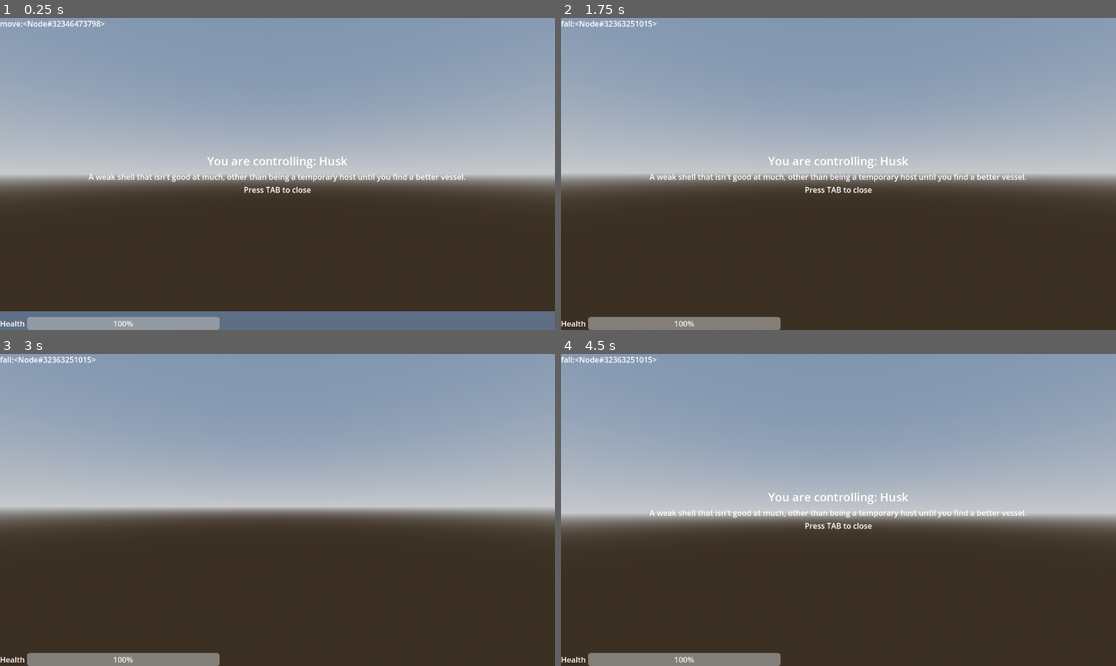
Above: before the commit, frames 1-4 (two rows, left to right).
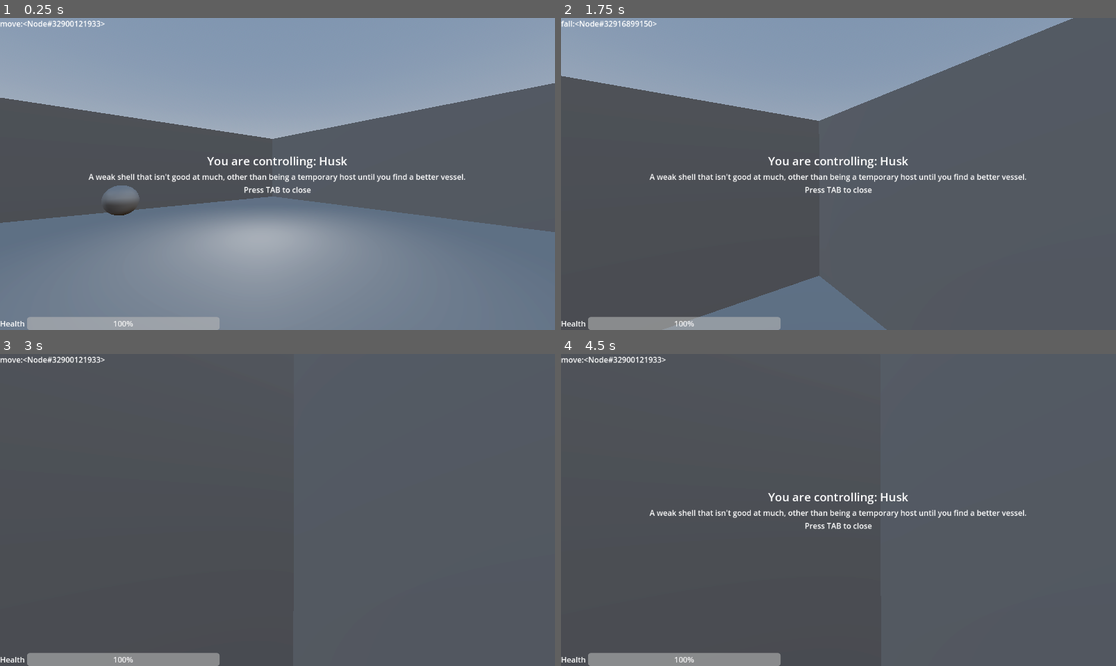
Above: after the commit, the same moments.

Repository: city-high-rider/soulswap
Game: Godot game, scene res://test_level.tscn
Same seed, same stepped clock (60 frames per second), same inputs: the game is played once before the commit and once after it.
Inputs (mouse positions are in pixels of both pictures, inside the frame that each line leads up to):
- Up to frame 1 (0.25 s): no input
- Up to frame 2 (1.75 s): move the mouse to (866, 174) at 0.52 s; hold W (forward) from 0.53 s (still down); tap F (possess) at 0.6, 1.35 s; tap Space (jump) at 0.77, 1.52 s; move the mouse to (810, 174) at 1.27 s
- Up to frame 3 (3 s): keep holding W (forward); move the mouse to (288, 503) at 2.02 s; tap Tab (toggle_info) at 2.1 s; tap F (possess) at 2.3, 2.85 s; tap Enter at 2.75 s; move the mouse to (271, 516) at 2.77 s
- Up to frame 4 (4.5 s): keep holding W (forward); tap Space (jump) at 3.02, 3.77 s; move the mouse to (877, 513) at 3.52 s; tap F (possess) at 3.6 s; move the mouse to (794, 506) at 4.27 s; tap Tab (toggle_info) at 4.35 s

The runs differ from the first frame. In frame 1, 63% of the frame differs, in the area x 0-100%, y 0-100%; in frame 2, 78%; in frame 3, 97%; in frame 4, 97%.

Commit message:
change test level

Diff:
--- a/components/possessable_body.gd
+++ b/components/possessable_body.gd
@@ -24,6 +24,7 @@
 	state_machine.init(self)
 	if ghost is PlayerGhost:
 		UI.show()
+		head.make_current()
 	else:
 		UI.hide()
 
@@ -60,6 +61,7 @@
 	ghost.emitted_output.connect(_on_ghost_emitted_output)
 	add_child(ghost)
 
+
 	# Show or hide the UI
 	if ghost is PlayerGhost:
 		UI.show()
--- a/components/states/move.gd
+++ b/components/states/move.gd
@@ -12,7 +12,7 @@
 @export var top_speed : float = 6.5
 
 # This determines how fast we slow down.
-@export var friction : float = 70
+@export var friction : float = 20
 
 func handle_physics(delta: float) -> void:
 	# Accelerate in input direction.
--- /dev/null
+++ b/ghosts/roller_ai.gd
@@ -0,0 +1,4 @@
+extends Ghost
+
+# Link to the navigation agent that we are using.
+@export var nav_agent : NavigationAgent3D
--- /dev/null
+++ b/ghosts/roller_ghost.tscn
@@ -0,0 +1,6 @@
+[gd_scene load_steps=2 format=3 uid="uid://cviymy0k6qspe"]
+
+[ext_resource type="Script" path="res://ghosts/roller_ai.gd" id="1_j4dip"]
+
+[node name="RollerGhost" type="Node"]
+script = ExtResource("1_j4dip")
--- a/player/player_body.tscn
+++ b/player/player_body.tscn
@@ -44,7 +44,6 @@
 [node name="move" type="Node" parent="StateMachine" node_paths=PackedStringArray("fall_state")]
 script = ExtResource("6_r13xo")
 fall_state = NodePath("../fall")
-friction = 20.0
 
 [node name="fall" type="Node" parent="StateMachine" node_paths=PackedStringArray("move_state")]
 script = ExtResource("7_wkdio")
--- /dev/null
+++ b/rollerMove.gd
@@ -0,0 +1,4 @@
+extends "res://player/ground_move.gd"
+
+func handle_physics(delta: float) -> void:
+	super(delta)
--- a/roller_body.tscn
+++ b/roller_body.tscn
@@ -1,16 +1,19 @@
-[gd_scene load_steps=12 format=3 uid="uid://djmr5rbqoq33n"]
+[gd_scene load_steps=14 format=3 uid="uid://djmr5rbqoq33n"]
 
 [ext_resource type="Script" path="res://components/possessable_body.gd" id="1_l07wf"]
 [ext_resource type="Script" path="res://components/hitbox.gd" id="2_dg4nn"]
 [ext_resource type="Script" path="res://components/health_component.gd" id="3_ogw27"]
 [ext_resource type="PackedScene" uid="uid://s4xxvp4y718y" path="res://components/player_head.tscn" id="4_cgkt8"]
-[ext_resource type="Script" path="res://player/idle.gd" id="5_4qmvs"]
 [ext_resource type="PackedScene" uid="uid://cq5g02v88a56k" path="res://components/UI/health_bar.tscn" id="5_18nsp"]
 [ext_resource type="Script" path="res://components/states/state_machine.gd" id="5_58uat"]
+[ext_resource type="Script" path="res://rollerMove.gd" id="6_0p7xq"]
+[ext_resource type="Script" path="res://player/fall.gd" id="7_bw174"]
 [ext_resource type="PackedScene" uid="uid://dvlfw4kqxil1t" path="res://components/UI/player_ui.tscn" id="7_hxkvw"]
 [ext_resource type="PackedScene" uid="uid://clsubmog0dnfk" path="res://components/UI/body_information.tscn" id="7_yux01"]
+[ext_resource type="Script" path="res://components/states/Label.gd" id="11_2adfa"]
 
-[sub_resource type="SphereShape3D" id="SphereShape3D_82ide"]
+[sub_resource type="CylinderShape3D" id="CylinderShape3D_tn2w1"]
+height = 1.05027
 
 [sub_resource type="SphereMesh" id="SphereMesh_wy4oy"]
 
@@ -22,7 +25,7 @@
 UI = NodePath("PlayerUI")
 
 [node name="Hitbox" type="CollisionShape3D" parent="." node_paths=PackedStringArray("health_component")]
-shape = SubResource("SphereShape3D_82ide")
+shape = SubResource("CylinderShape3D_tn2w1")
 script = ExtResource("2_dg4nn")
 health_component = NodePath("../HealthComponent")
 
@@ -37,10 +40,19 @@
 
 [node name="StateMachine" type="Node" parent="." node_paths=PackedStringArray("initial_state")]
 script = ExtResource("5_58uat")
-initial_state = NodePath("idle")
+initial_state = NodePath("move")
 
-[node name="idle" type="Node" parent="StateMachine"]
-script = ExtResource("5_4qmvs")
+[node name="move" type="Node" parent="StateMachine" node_paths=PackedStringArray("fall_state")]
+script = ExtResource("6_0p7xq")
+fall_state = NodePath("../fall")
+acceleration = 40.0
+top_speed = 10.0
+friction = 10.0
+
+[node name="fall" type="Node" parent="StateMachine" node_paths=PackedStringArray("move_state")]
+script = ExtResource("7_bw174")
+move_state = NodePath("../move")
+gravity = -10.0
 
 [node name="PlayerUI" parent="." node_paths=PackedStringArray("body_info") instance=ExtResource("7_hxkvw")]
 body_info = NodePath("BodyInformation")
@@ -61,3 +73,11 @@
 offset_bottom = 0.0
 grow_vertical = 0
 health = NodePath("../../HealthComponent")
+
+[node name="Label" type="Label" parent="PlayerUI"]
+layout_mode = 0
+offset_right = 40.0
+offset_bottom = 23.0
+script = ExtResource("11_2adfa")
+
+[connection signal="switched_state" from="StateMachine" to="PlayerUI/Label" method="_on_state_machine_switched_state"]
--- a/test_level.tscn
+++ b/test_level.tscn
@@ -19,6 +19,8 @@
 tonemap_mode = 2
 glow_enabled = true
 
+[sub_resource type="NavigationMesh" id="NavigationMesh_toq2o"]
+
 [node name="test_level" type="Node3D"]
 
 [node name="WorldEnvironment" type="WorldEnvironment" parent="."]
@@ -28,34 +30,57 @@
 transform = Transform3D(1, 0, 0, 0, 1, 0, 0, 0, 1, 0, 2.04284, 0)
 omni_range = 6.14423
 
-[node name="CSGCombiner3D" type="CSGCombiner3D" parent="."]
+[node name="NavigationRegion3D" type="NavigationRegion3D" parent="."]
+navigation_mesh = SubResource("NavigationMesh_toq2o")
+
+[node name="CSGCombiner3D" type="CSGCombiner3D" parent="NavigationRegion3D"]
 use_collision = true
 
-[node name="floor" type="CSGBox3D" parent="CSGCombiner3D"]
-size = Vector3(14.507, 0.349575, 13.4162)
+[node name="floor" type="CSGBox3D" parent="NavigationRegion3D/CSGCombiner3D"]
+transform = Transform3D(1, 0, 0, 0, 1, 0, 0, 0, 1, 0, 0, 10)
+size = Vector3(14.507, 0.349575, 32.8814)
 
-[node name="CSGBox3D" type="CSGBox3D" parent="CSGCombiner3D"]
-transform = Transform3D(1, 0, 0, 0, 1, 0, 0, 0, 1, 0, 2.17844, 0)
-size = Vector3(5.24708, 4.09761, 4.13243)
+[node name="wall" type="CSGBox3D" parent="NavigationRegion3D/CSGCombiner3D"]
+transform = Transform3D(1, 0, 0, 0, 1, 0, 0, 0, 1, 0, 2.17844, -6.44033)
+size = Vector3(14.4915, 4.09761, 0.458561)
 
-[node name="PossessableBody" parent="." node_paths=PackedStringArray("ghost") instance=ExtResource("1_0ans4")]
-transform = Transform3D(1, 0, 0, 0, 1, 0, 0, 0, 1, -0.854058, 1.45205, -4.36493)
-ghost = NodePath("../PlayerGhost")
+[node name="wall2" type="CSGBox3D" parent="NavigationRegion3D/CSGCombiner3D"]
+transform = Transform3D(1, 0, 0, 0, 1, 0, 0, 0, 1, -4, 2.17844, 6.55967)
+size = Vector3(6, 4.09761, 0.458561)
 
-[node name="PlayerGhost" parent="." instance=ExtResource("2_6lav1")]
+[node name="wall5" type="CSGBox3D" parent="NavigationRegion3D/CSGCombiner3D"]
+transform = Transform3D(1, 0, 0, 0, 1, 0, 0, 0, 1, 4, 2.17844, 6.55967)
+size = Vector3(6, 4.09761, 0.458561)
 
-[node name="PossessableBody2" parent="." node_paths=PackedStringArray("ghost") instance=ExtResource("1_0ans4")]
-transform = Transform3D(1, 0, 0, 0, 1, 0, 0, 0, 1, 0.949069, 5.3505, 0.314417)
+[node name="wall6" type="CSGBox3D" parent="NavigationRegion3D/CSGCombiner3D"]
+transform = Transform3D(1, 0, 0, 0, 1, 0, 0, 0, 1, 0, 2.8746, 6.55967)
+size = Vector3(2, 2.72386, 0.458561)
+
+[node name="wall3" type="CSGBox3D" parent="NavigationRegion3D/CSGCombiner3D"]
+transform = Transform3D(-4.37114e-08, 0, -1, 0, 1, 0, 1, 0, -4.37114e-08, -7, 2.17844, 9.7473)
+size = Vector3(32.6723, 4.09761, 0.458561)
+
+[node name="wall4" type="CSGBox3D" parent="NavigationRegion3D/CSGCombiner3D"]
+transform = Transform3D(-4.37114e-08, 0, -1, 0, 1, 0, 1, 0, -4.37114e-08, 7, 2.17844, 9.64427)
+size = Vector3(31.965, 4.09761, 0.458561)
+
+[node name="Husk" parent="." node_paths=PackedStringArray("ghost") instance=ExtResource("1_0ans4")]
+transform = Transform3D(0.66769, 0, 0.74444, 0, 1, 0, -0.74444, 0, 0.66769, 4.11029, 1.29377, 3.08619)
+ghost = NodePath("PlayerGhost")
+
+[node name="PlayerGhost" parent="Husk" instance=ExtResource("2_6lav1")]
+
+[node name="Roller" parent="." node_paths=PackedStringArray("ghost") instance=ExtResource("4_kohc7")]
+transform = Transform3D(-4.37114e-08, 0, -1, 0, 1, 0, 1, 0, -4.37114e-08, -4.38906, 1.17479, 2.44237)
 ghost = NodePath("DummyGhost")
 
-[node name="DummyGhost" parent="PossessableBody2" instance=ExtResource("3_33ie2")]
-
-[node name="CharacterBody3D" parent="." node_paths=PackedStringArray("ghost") instance=ExtResource("4_kohc7")]
-transform = Transform3D(1, 0, 0, 0, 1, 0, 0, 0, 1, 0.888313, 5.89364, -5.20812)
-ghost = NodePath("DummyGhost")
-
-[node name="DummyGhost" parent="CharacterBody3D" instance=ExtResource("3_33ie2")]
+[node name="DummyGhost" parent="Roller" instance=ExtResource("4_j3tj8")]
 
 [node name="PopupArea" parent="." instance=ExtResource("5_rnba8")]
-transform = Transform3D(1, 0, 0, 0, 1, 0, 0, 0, 1, 3.32988, 0.611001, -2.48519)
-message = "I'm a popup!"
+transform = Transform3D(1, 0, 0, 0, 1, 0, 0, 0, 1, 0, 0.730784, 2.29698)
+message = "Press F to possess an enemy that you're looking at."
+
+[node name="CollisionShape3D" parent="PopupArea" index="0"]
+transform = Transform3D(1, 0, 0, 0, 1, 0, 0, 0, 1, 0, 0.57419, 0)
+
+[editable path="PopupArea"]
Not shown: 1 places in test_level.tscn that only renumber resources
